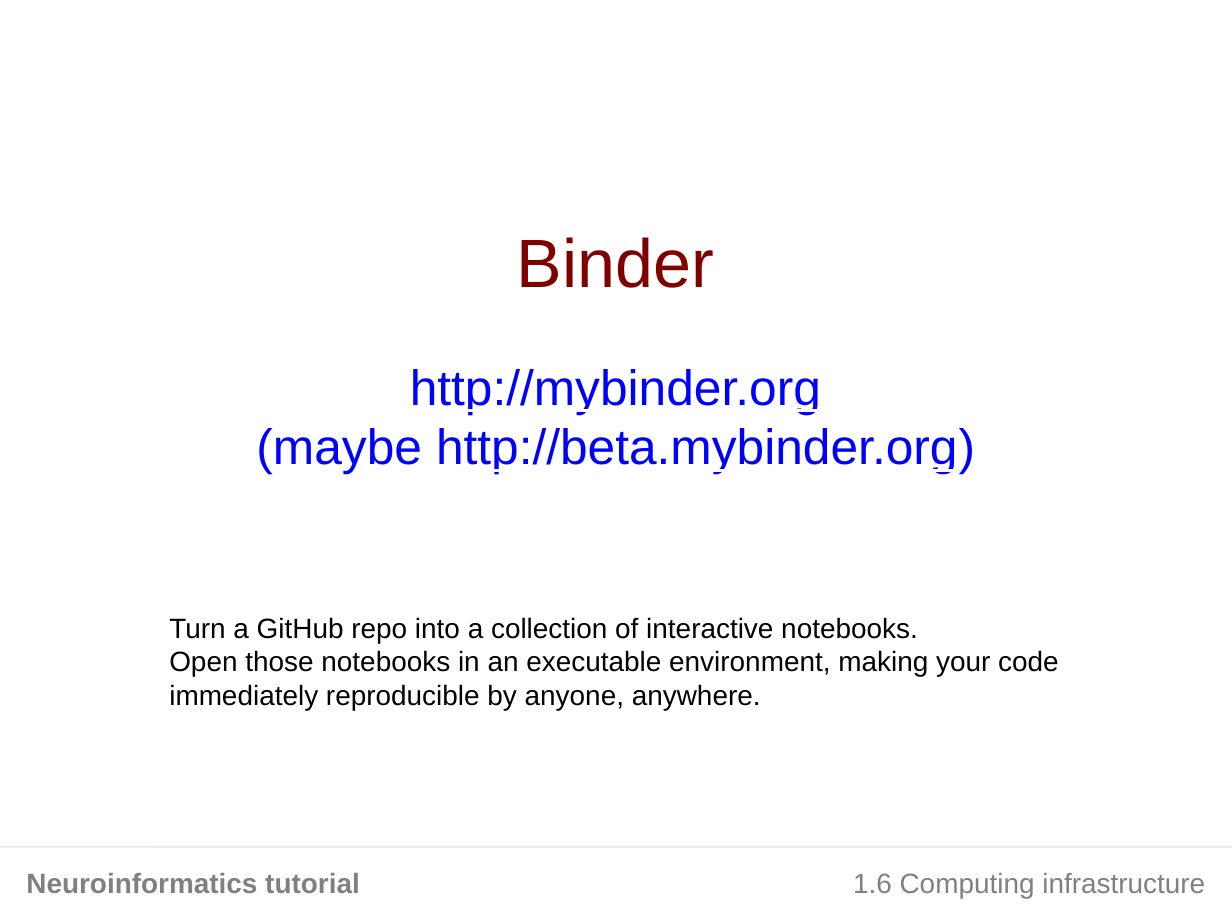
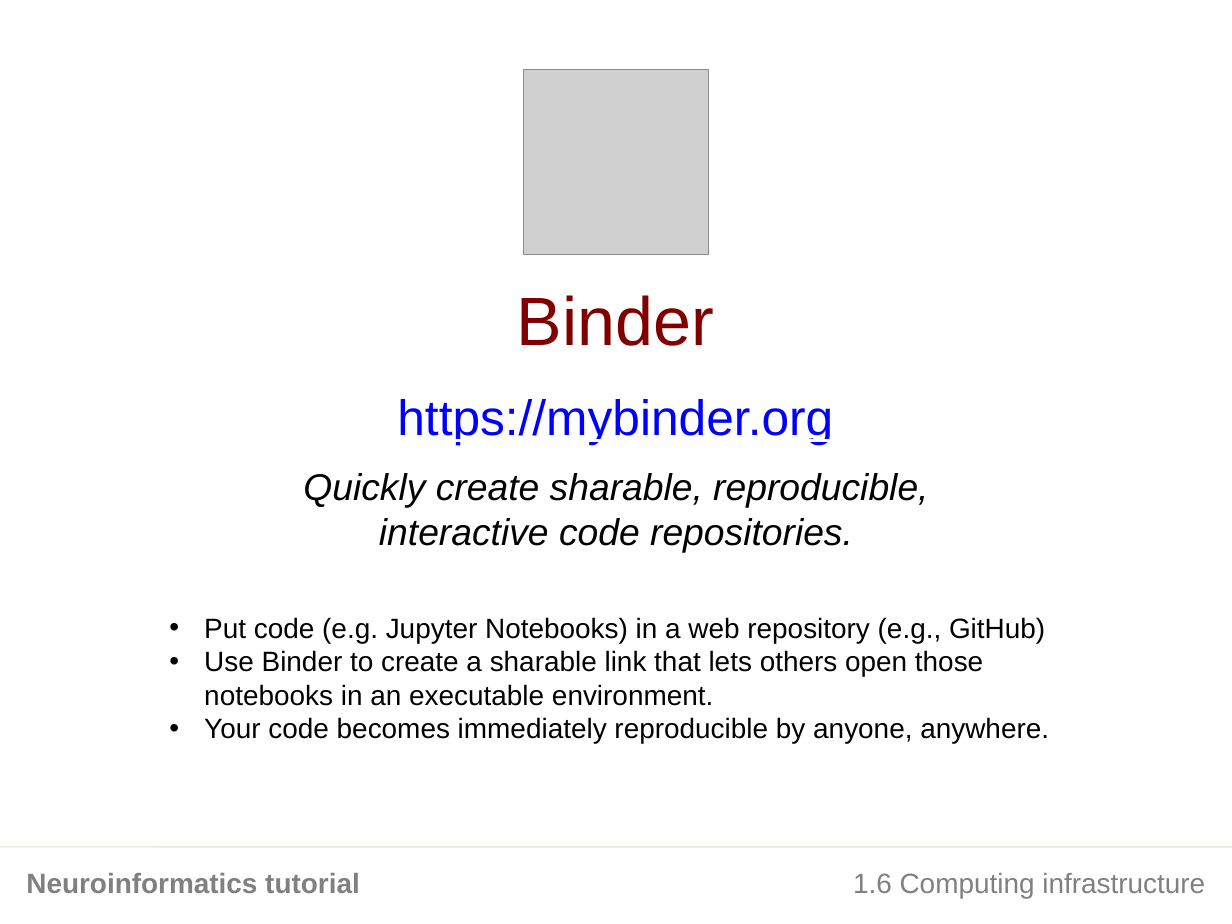
Before and after one commit to NeuralEnsemble/NeuroinformaticsTutorial, a slide deck: slide 1 of Part_1_Resources_for_computational_modellers/6_Computing_infrastructure/4_Binder.pptx. Drawn at 1232x924 pixels with LibreOffice and Linux fonts; fonts in the diff are those of the drawing; grey boxes stand for pictures. Boxes give left, top, right and bottom in pixels: in the first picture for what was removed or moved away, otherwise in the second. Text is boxed around its words. In the diff, an @@ line names an element or a change of style, - is before the commit and + after.

Commit message:
6-8 updated
Binder addd

```diff
--- a/Part_1_Resources_for_computational_modellers/6_Computing_infrastructure/4_Binder.pptx
+++ b/Part_1_Resources_for_computational_modellers/6_Computing_infrastructure/4_Binder.pptx
@@ picture added at bbox=[523, 69, 709, 255] @@
@@ text "Binder": place and size @@
-text "Binder" at bbox=[517, 237, 714, 288]
+text "Binder" at bbox=[517, 295, 714, 346]
@@ text at bbox=[397, 399, 833, 444]: text changed @@
-http://mybinder.org
-(maybe http://beta.mybinder.org)
+https://mybinder.org
@@ text added at bbox=[303, 473, 928, 552], 24 pt, text #000000, italic @@
+Quickly create sharable, reproducible,
+interactive code repositories.
@@ text at bbox=[204, 617, 1049, 744]: text changed @@
-Turn a GitHub repo into a collection of interactive notebooks.
-Open those notebooks in an executable environment, making your code immediately reproducible by anyone, anywhere.
+• Put code (e.g. Jupyter Notebooks) in a web repository (e.g., GitHub)
+• Use Binder to create a sharable link that lets others open those notebooks in an executable environment.
+• Your code becomes immediately reproducible by anyone, anywhere.
```
Also in this commit, not shown: 2 other slides changed, 1 slide added, 1 slide removed, 5 other files.
